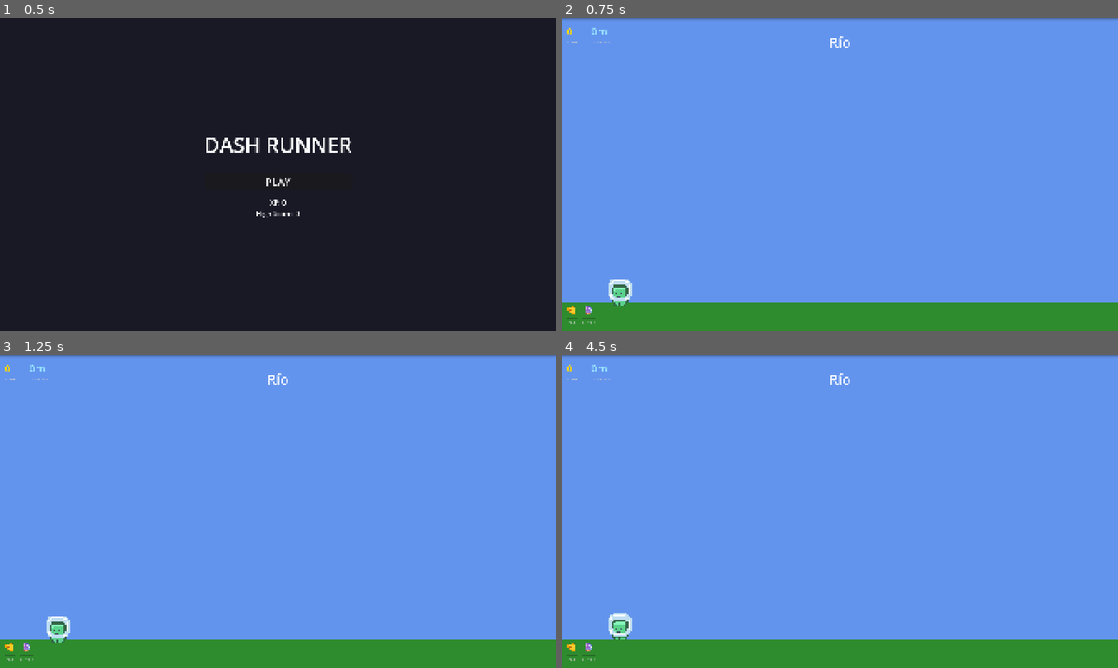
Above: before the commit, frames 1-4 (two rows, left to right).
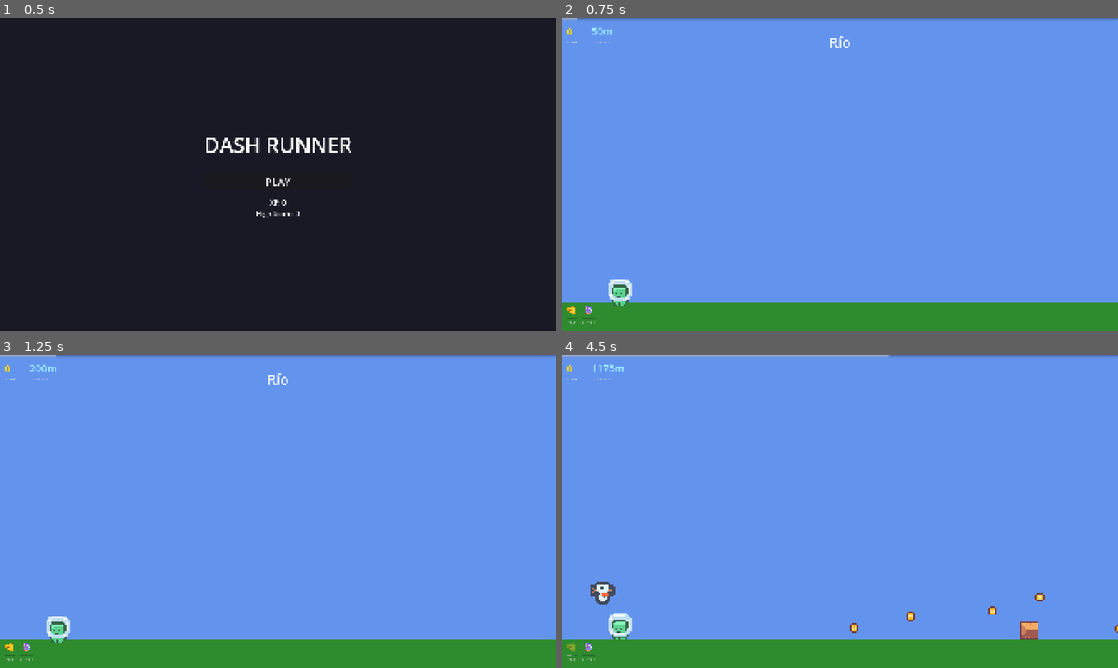
Above: after the commit, the same moments.

Repository: neoasistant-bot/runner-godot
Game: Godot game, scene res://scenes/main_menu.tscn
Two runs of this game, one before a commit and one after it. Both use one fixed random seed, a clock stepped at 60 frames per second and the inputs below.
Inputs (mouse positions are in pixels of both pictures, inside the frame that each line leads up to):
- Up to frame 1 (0.5 s): no input
- Up to frame 2 (0.75 s): click "PLAY" at 0.5 s
- Up to frame 3 (1.25 s): no input
- Up to frame 4 (4.5 s): tap Enter at 1.25 s; move the mouse to (962, 495) at 1.27 s; hold Z (melee_attack) 1.28-2.03 s; hold D (move_right) 1.28-2.78 s; click (962, 495) at 1.42 s; tap W (move_up) at 1.52, 2.27, 3.77 s; move the mouse to (728, 527) at 2.02 s; tap X (ranged_attack) at 2.1, 3.6 s; move the mouse to (895, 442) at 2.77 s; hold A (move_left) 2.78-3.53 s; hold Z (melee_attack) 2.78-3.53 s; move the mouse to (812, 574) at 3.52 s; hold D (move_right) from 3.53 s (still down); click (812, 574) at 3.67 s; move the mouse to (1006, 558) at 4.27 s; hold Z (melee_attack) from 4.28 s (still down)

Frame 1 is identical in both runs. In frame 2, less than 0.1% of the frame differs, in the area x 0-9%, y 0-6%; in frame 3, 0.1%; in frame 4, 1.0%, in the area x 0-100%, y 0-97%.
Error before the commit: Parse Error: Identifier "MELEE_RANGE" not declared in the current scope. (res://scripts/combat_controller.gd:117)

Commit message:
fix: MELEE_RANGE no declarado en combat_controller.gd

Diff:
--- a/scripts/combat_controller.gd
+++ b/scripts/combat_controller.gd
@@ -9,6 +9,7 @@
 const MELEE_COOLDOWN: float = 0.4
 const RANGED_COOLDOWN: float = 0.8
 const DOUBLE_TAP_WINDOW: float = 0.3
+const MELEE_RANGE: float = 150.0
 
 var melee_attack_scene: PackedScene = preload("res://scenes/melee_attack.tscn")
 var projectile_scene: PackedScene = preload("res://scenes/projectile.tscn")
